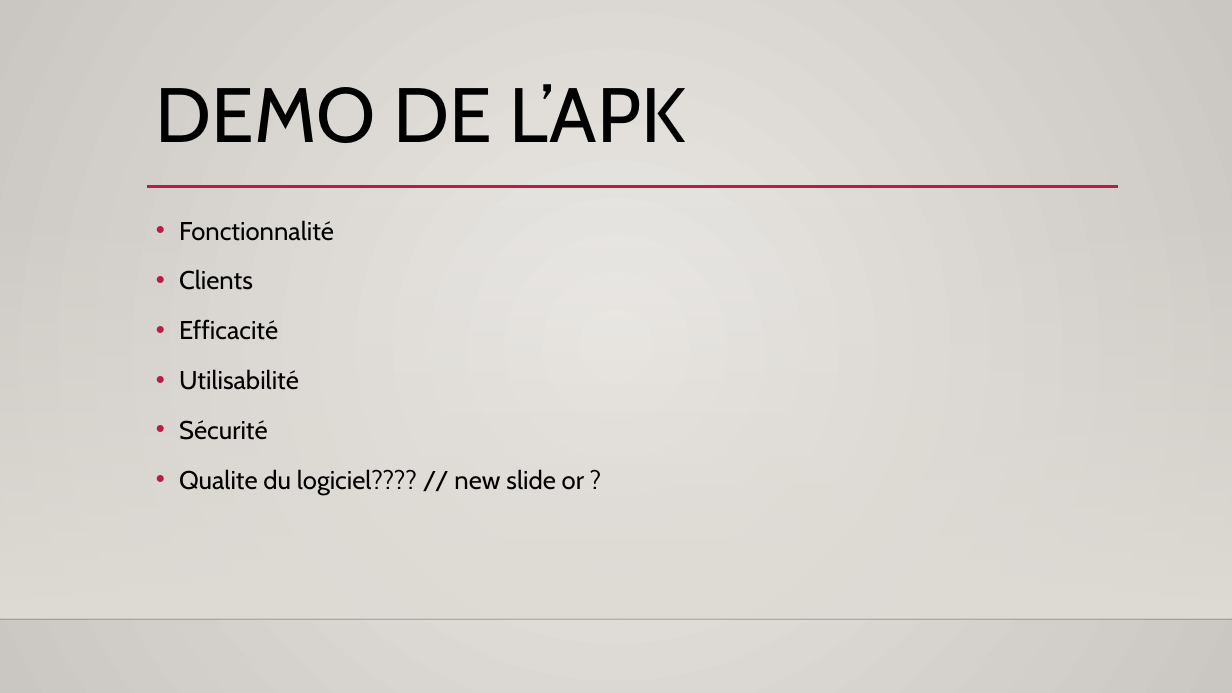
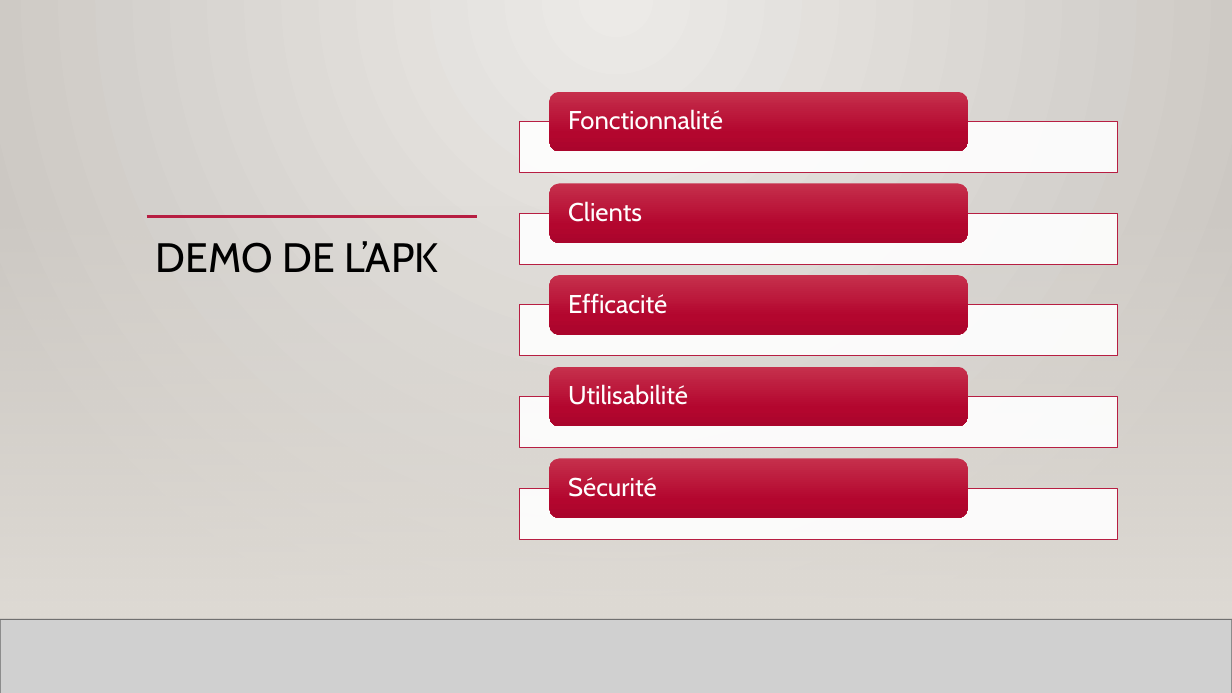
Before and after one commit to SEG2105-uottawa/seg2505-projet-equipe-a19-18, a slide deck: slide 4 of SEG 2505 Presentation.pptx. Drawn at 1232x693 pixels with LibreOffice and Linux fonts; fonts in the diff are those of the drawing; grey boxes stand for pictures; background and template pictures are left out. Boxes give left, top, right and bottom in pixels: in the first picture for what was removed or moved away, otherwise in the second. Text is boxed around its words. In the diff, an @@ line names an element or a change of style, - is before the commit and + after.

Commit message:
Update presentation

```diff
--- a/SEG 2505 Presentation.pptx
+++ b/SEG 2505 Presentation.pptx
@@ rectangle added at <box>0,0,1232,693</box>, fill gradient #ECEAE7 to #CAC7C1 @@
@@ rectangle added at <box>0,204,1232,619</box>, fill gradient #DFDBD5 @@
@@ title "DEMO DE L’APK": place and size @@
-title "DEMO DE L’APK" at <box>156,84,685,143</box>
+title "DEMO DE L’APK" at <box>156,241,438,273</box>
@@ title "DEMO DE L’APK" at <box>156,241,438,273</box>: size 60 to 32 pt @@
@@ line added from (147, 217) to (478, 217), #B71E42 2.5 pt @@
@@ text removed at <box>179,220,584,494</box> @@
-• Fonctionnalité
-• Clients
-• Efficacité
-• Utilisabilité
-• Sécurité
-• Qualite du logiciel???? // new slide or ?
@@ group added at <box>519,91,1117,539</box>: 5 rectangles, 5 rounded rectangles, 5 texts @@
+Fonctionnalité
+Clients
+Efficacité
+Utilisabilité
+Sécurité
@@ picture added at <box>0,619,1232,693</box> @@
@@ line added from (0, 619) to (1232, 619), #000001 1 pt @@
```
Also in this commit, not shown: 1 other slide changed, 2 other files.
